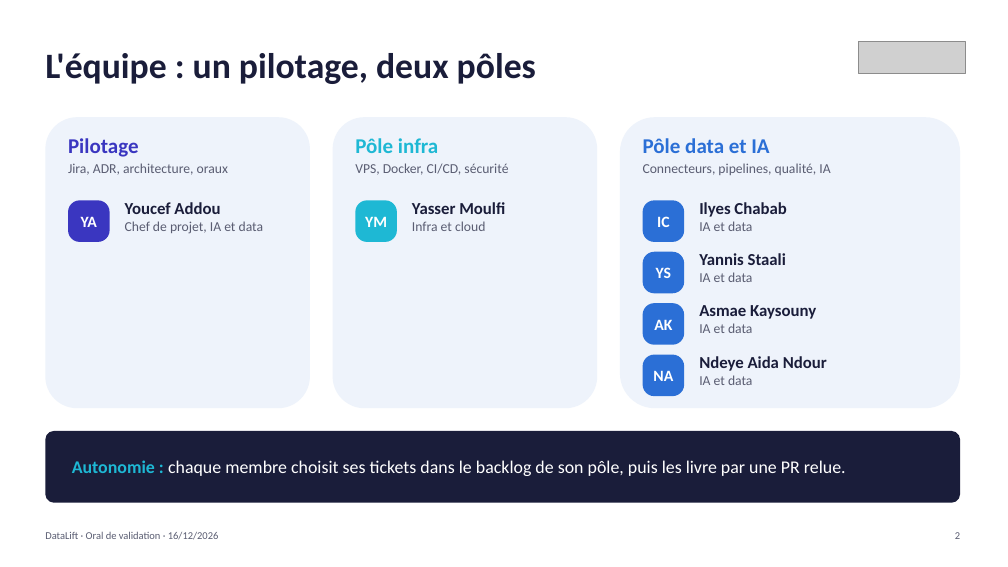
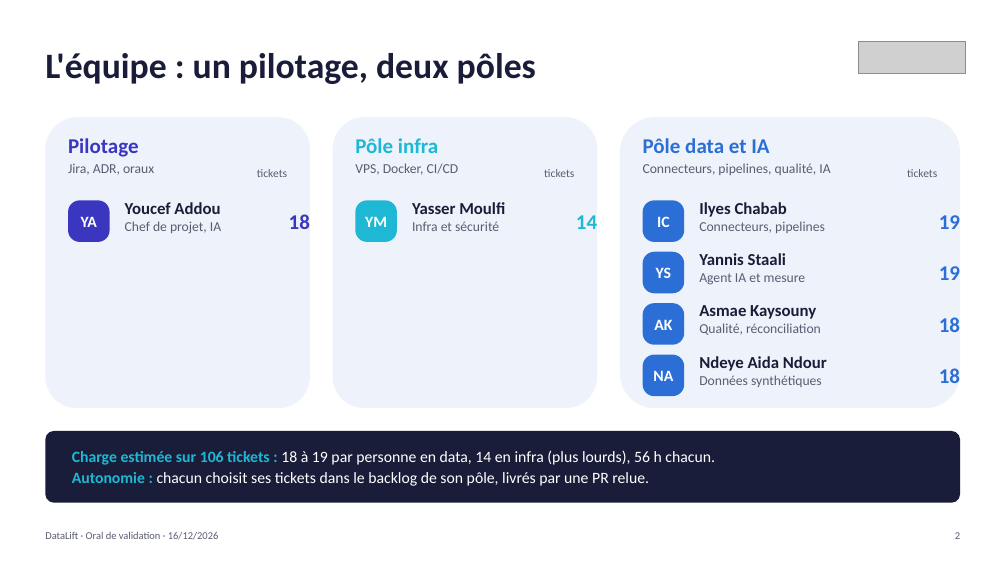
Before and after one commit to youcefaddou/datalift-modules, a slide deck: slide 2 of docs/oral/DataLift_oral_validation_16-12-2026.pptx. Drawn at 1008x567 pixels with LibreOffice and Linux fonts; fonts in the diff are those of the drawing; grey boxes stand for pictures. Boxes give left, top, right and bottom in pixels: in the first picture for what was removed or moved away, otherwise in the second. Text is boxed around its words. In the diff, an @@ line names an element or a change of style, - is before the commit and + after.

```diff
--- a/docs/oral/DataLift_oral_validation_16-12-2026.pptx
+++ b/docs/oral/DataLift_oral_validation_16-12-2026.pptx
@@ text at (68,164,154,175): text changed @@
-Jira, ADR, architecture, oraux
+Jira, ADR, oraux
@@ text added at (257,169,287,177), 11 pt, text #5A5D72 @@
+tickets
@@ text at (355,163,459,175): text changed @@
-VPS, Docker, CI/CD, sécurité
+VPS, Docker, CI/CD
@@ text added at (544,169,574,177), 11 pt, text #5A5D72 @@
+tickets
@@ text added at (907,169,937,177), 11 pt, text #5A5D72 @@
+tickets
@@ text at (125,221,221,234): text changed @@
-Chef de projet, IA et data
+Chef de projet, IA
@@ text added at (289,214,310,229), 20 pt, text #3A36C0, bold @@
+18
@@ text at (412,221,499,231): text changed @@
-Infra et cloud
+Infra et sécurité
@@ text added at (576,215,597,229), 20 pt, text #1EB8D4, bold @@
+14
@@ text at (699,221,825,233): text changed @@
-IA et data
+Connecteurs, pipelines
@@ text added at (939,215,960,229), 20 pt, text #2B6FD6, bold @@
+19
@@ text added at (939,266,960,280), 20 pt, text #2B6FD6, bold @@
+19
@@ text at (699,273,805,285): text changed @@
-IA et data
+Agent IA et mesure
@@ text at (699,323,821,335): text changed @@
-IA et data
+Qualité, réconciliation
@@ text added at (939,317,960,332), 20 pt, text #2B6FD6, bold @@
+18
@@ text at (699,375,822,387): text changed @@
-IA et data
+Données synthétiques
@@ text added at (939,368,960,383), 20 pt, text #2B6FD6, bold @@
+18
@@ text at (72,450,715,486): text changed; size 17 to 15 pt @@
-Autonomie : chaque membre choisit ses tickets dans le backlog de son pôle, puis les livre par une PR relue.
+Charge estimée sur 106 tickets : 18 à 19 par personne en data, 14 en infra (plus lourds), 56 h chacun.
+Autonomie : chacun choisit ses tickets dans le backlog de son pôle, livrés par une PR relue.
```
Also in this commit, not shown: 1 other slide changed, 1 other file.
